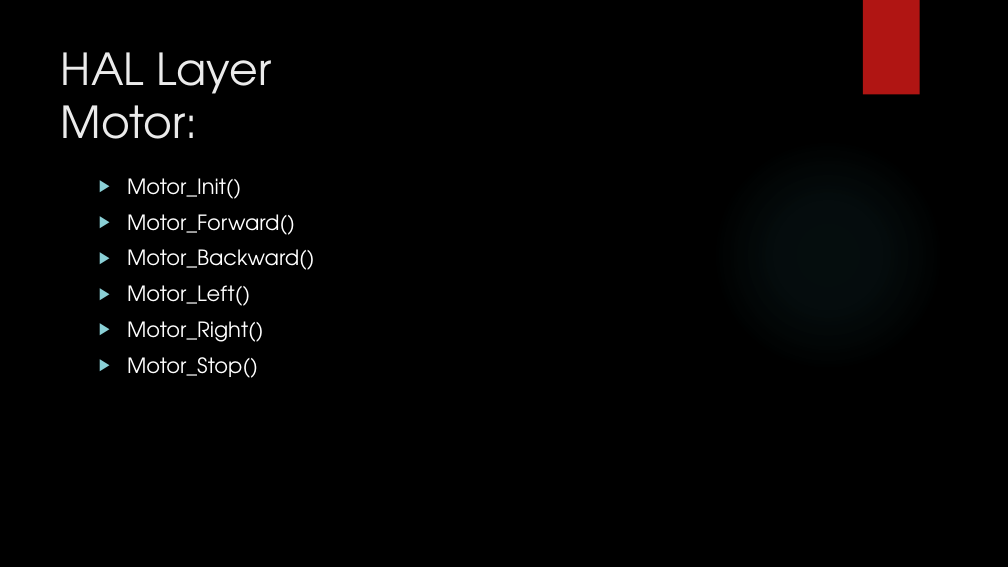
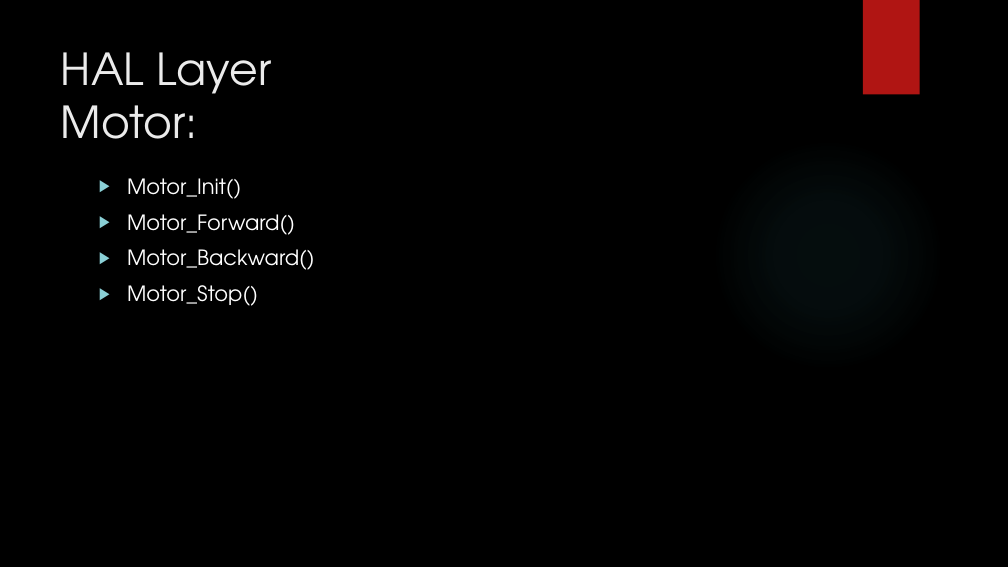
Before and after one commit to MahmoudOsama97/Embedded-SW-Design, a slide deck: slide 6 of MahmoudOsama_EmbeddedSWDesign_Task1.pptx. Drawn at 1008x567 pixels with LibreOffice and Linux fonts; fonts in the diff are those of the drawing; background and template pictures are left out. Boxes give left, top, right and bottom in pixels: in the first picture for what was removed or moved away, otherwise in the second. Text is boxed around its words. In the diff, an @@ line names an element or a change of style, - is before the commit and + after.

Commit message:
Task 1 last update

```diff
--- a/MahmoudOsama_EmbeddedSWDesign_Task1.pptx
+++ b/MahmoudOsama_EmbeddedSWDesign_Task1.pptx
@@ text at <box>127,285,263,342</box>: paragraphs removed @@
-▶ Motor_Left()
-▶ Motor_Right()
```
